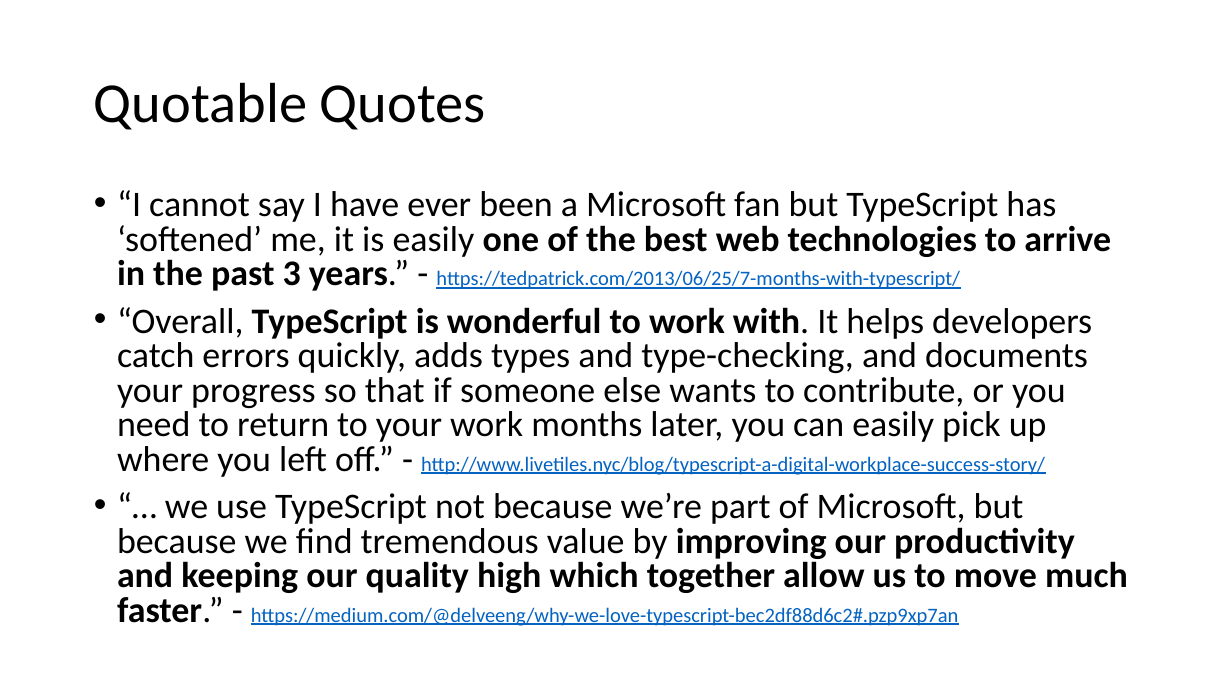
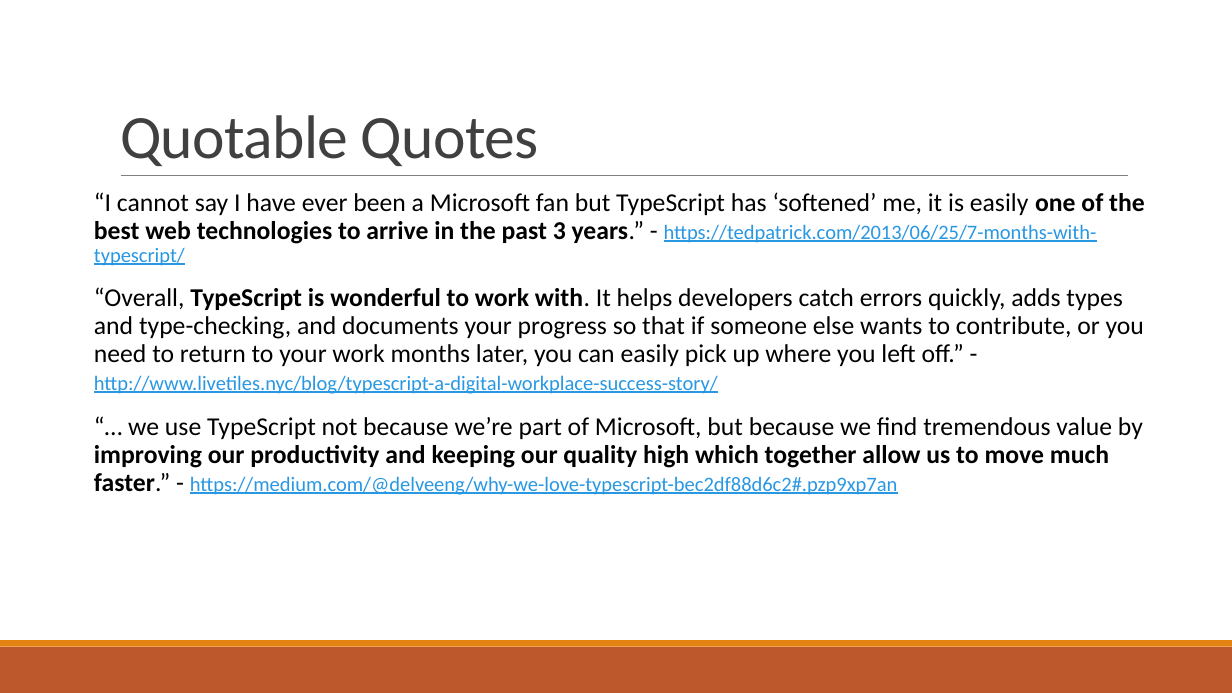
Before and after one commit to JeremyLikness/typescript-cca, a slide deck: slide 8 of ts.pptx (slide 7 before the commit). Drawn at 1232x693 pixels with LibreOffice and Linux fonts; fonts in the diff are those of the drawing. Boxes give left, top, right and bottom in pixels: in the first picture for what was removed or moved away, otherwise in the second. Text is boxed around its words. In the diff, an @@ line names an element or a change of style, - is before the commit and + after.

```diff
--- a/ts.pptx
+++ b/ts.pptx
@@ title "Quotable Quotes": place and size @@
-title "Quotable Quotes" at (94,82,486,130)
+title "Quotable Quotes" at (120,115,539,166)
@@ title "Quotable Quotes" at (120,115,539,166): size 44 to 48 pt, text colour #000000 to #404040, letter spacing 0 to -0.5 pt; line spacing 0.9 to 0.85; vertical alignment middle to bottom @@
@@ line added from (121, 176) to (1128, 176), #808080 0.5 pt @@
@@ text "“I cannot say I have ..." at (94,192,1145,495): size 28 to 20 pt in "“I cannot say I have ever been ...", "“Overall, TypeScript is wonderful to work with. ...", "“… we use TypeScript not because we’re ..."; text colour #0563C1 to #2998E3 in "https://tedpatrick.com/2013/06/25/7-months-with-typescript/", "http://www.livetiles.nyc/blog/typescript-a-digital-workplace ...", "https://medium.com/@delveeng/why-we-love-typescript-bec2df88 ..."; bullet • to  ; line spacing 0.8 to 0.9; more space between paragraphs @@
@@ rectangle added at (0,647,1232,693), fill #BD582C @@
@@ rectangle added at (0,640,1232,647), fill #E48312 @@
```
Also in this commit, not shown: 6 other slides changed, 3 slides added, 3 slides removed, 1 other file.
